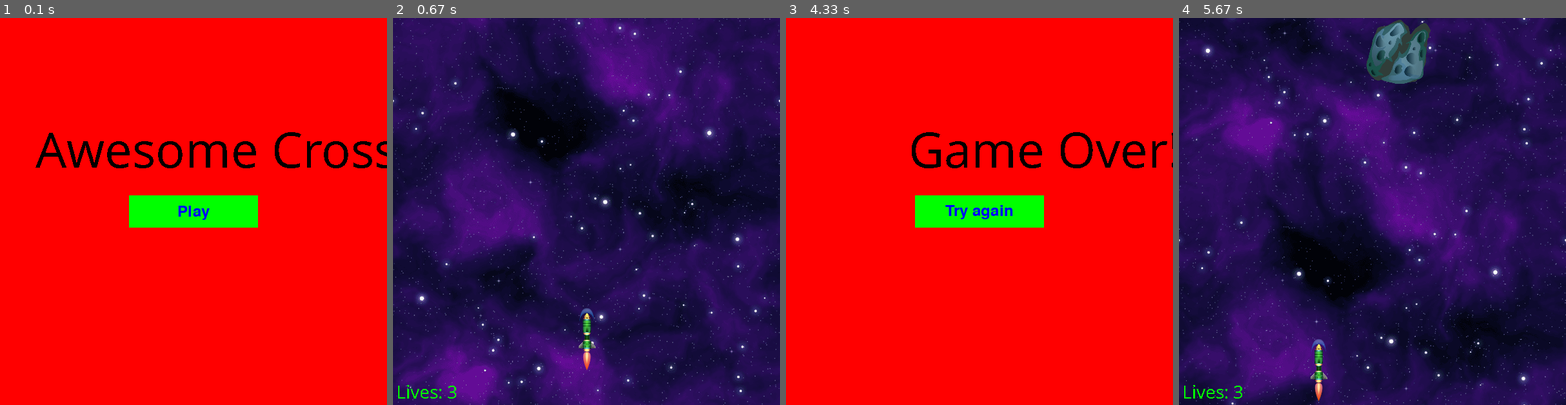
Above: before the commit, frames 1-4 (left to right).
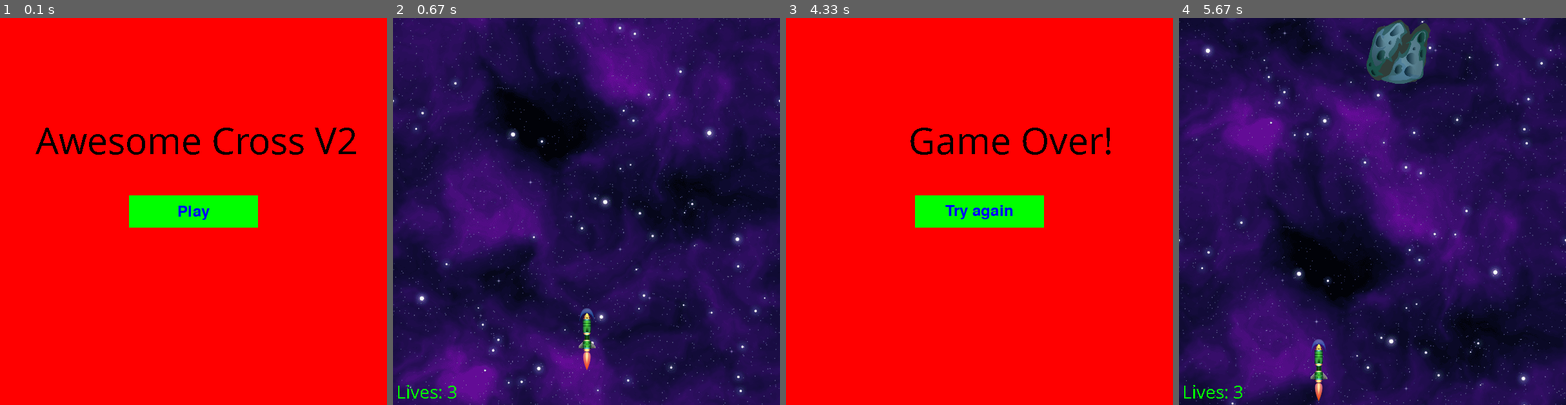
Above: after the commit, the same moments.

Repository: AndrewFagan04/CS_370_AwexomeCross
Game: pygame game, started from spritestest.py
The game is run twice, just before and just after one commit, with the same random seed, the same clock (stepped at 60 frames per second) and the same inputs.
Inputs (mouse positions are in pixels of both pictures, inside the frame that each line leads up to):
- Up to frame 1 (0.1 s): no input
- Up to frame 2 (0.67 s): click "Play" at 0.38 s
- Up to frame 3 (4.33 s): hold D 0.67-1.13 s; hold W 1.17-1.47 s; hold D 1.5-1.97 s; hold A 2-2.53 s; hold S 2.57-2.87 s; hold A 2.9-3.3 s; click (859, 304) at 3.38 s; hold W 3.67-4.03 s; hold D from 4.07 s (still down)
- Up to frame 4 (5.67 s): release D at 4.7 s; click "Try again" at 4.78 s; hold S 5.07-5.43 s; hold A from 5.47 s (still down)

The runs differ from the first frame. In frame 1, 2.9% of the frame differs, in the area x 9-100%, y 28-39%; in frame 2, nothing differs; in frame 3, 2.2%; in frame 4, nothing differs.

Commit message:
Imported join method to shorten file paths

Diff:
--- a/spritestest.py
+++ b/spritestest.py
@@ -2,6 +2,7 @@
 import sys
 import random
 import time
+from os.path import join
 
 pygame.init()
 pygame.font.init()
@@ -10,7 +11,7 @@
 WIDTH = 600
 LENGTH = 600
 window = pygame.display.set_mode([WIDTH, LENGTH])
-background = pygame.image.load("C:/Users/Danyal/CS_370_danyalm/CS_370_AwexomeCross/space.png") # put stars image here
+background = pygame.image.load(join("space.png")) # put stars image here
 fps = 60
 timer = pygame.time.Clock()
 obstacle_speed = 3
@@ -22,7 +23,7 @@
 BLUE = (0, 0, 255)
 BLACK = (0,0,0)
 
-player_images = [pygame.transform.scale(pygame.image.load(f'C:/Users/Danyal/CS_370_danyalm/CS_370_AwexomeCross/sprites/player{i}.png').convert_alpha(), (28,103)) for i in range(1, 5)]
+player_images = [pygame.transform.scale(pygame.image.load(join('sprites',f'player{i}.png')).convert_alpha(), (28,103)) for i in range(1, 5)]
 class Player(pygame.sprite.Sprite):
     def __init__(self):
         super().__init__()
@@ -60,7 +61,7 @@
 class Obstacle(pygame.sprite.Sprite):
     def __init__(self):
         super().__init__()
-        self.image = pygame.image.load("C:/Users/Danyal/CS_370_danyalm/CS_370_AwexomeCross/sprites/Meteor_06.png")
+        self.image = pygame.image.load(join('sprites',"Meteor_06.png"))
         self.image = pygame.transform.scale(self.image, (100, 100))
 
         self.rect = self.image.get_rect()
@@ -79,7 +80,7 @@
 
 def show_start_screen():
     play_button = Button(WIDTH // 2 - 100, LENGTH // 2 - 25, 200, 50, GREEN, "Play")
-    my_font = pygame.font.SysFont('Comic Sans MS', 80)
+    my_font = pygame.font.SysFont('Comic Sans MS', 60)
     while True:
         window.fill(RED)
         text_surface = my_font.render('Awesome Cross V2', False, (0, 0, 0))
@@ -99,7 +100,7 @@
 
 def game_over_screen():
     replay_button = Button(WIDTH // 2 - 100, LENGTH // 2 - 25, 200, 50, GREEN, "Try again")
-    my_font = pygame.font.SysFont('Comic Sans MS', 80)
+    my_font = pygame.font.SysFont('Comic Sans MS', 60)
     while True:
         window.fill(RED)
         text_surface = my_font.render('Game Over!', False, (0, 0, 0))
@@ -119,7 +120,7 @@
 
 def you_win_screen():
     play_button = Button(WIDTH // 2 - 100, LENGTH // 2 - 25, 200, 50, GREEN, "Play Again")
-    my_font = pygame.font.SysFont('Comic Sans MS', 80)
+    my_font = pygame.font.SysFont('Comic Sans MS', 60)
     while True:
         window.fill(RED)
         text_surface = my_font.render('You Win!', False, (0, 0, 0))
